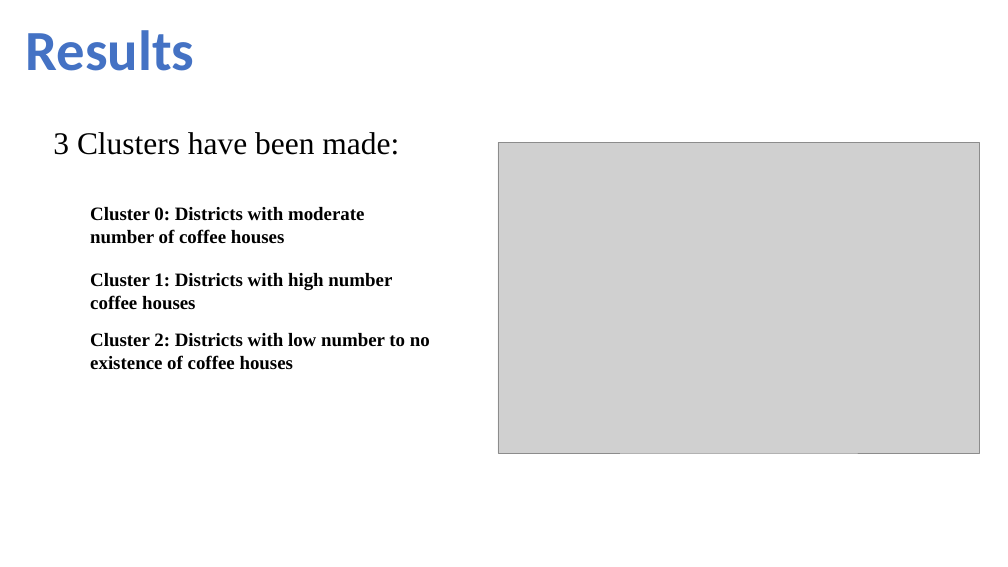
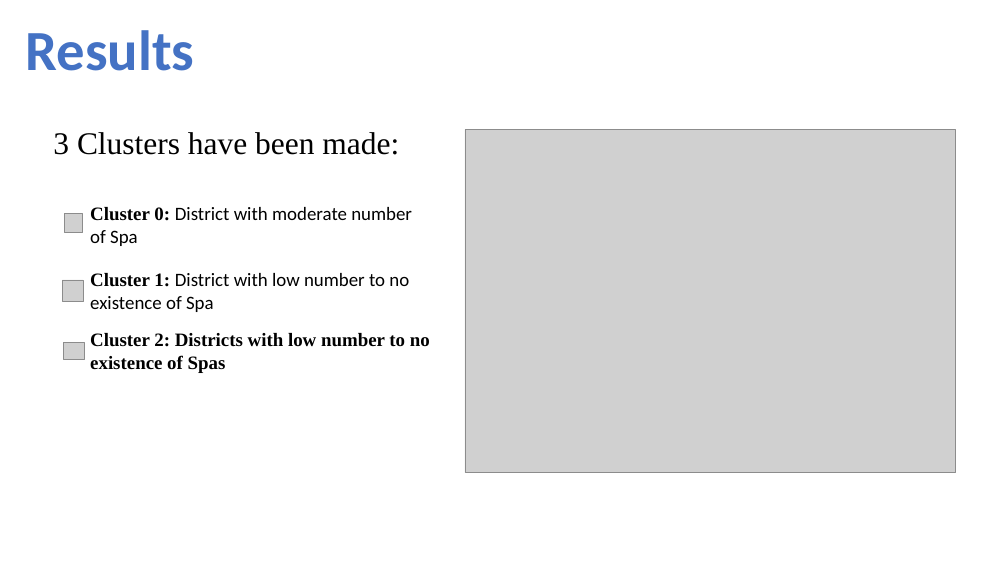
Before and after one commit to nxtacctau/Coursera_Capstone, a slide deck: slide 5 of Coursera Capstone Project Presentation Toannx.pptx. Drawn at 1008x567 pixels with LibreOffice and Linux fonts; fonts in the diff are those of the drawing; grey boxes stand for pictures; background and template pictures are left out. Boxes give left, top, right and bottom in pixels: in the first picture for what was removed or moved away, otherwise in the second. Text is boxed around its words. In the diff, an @@ line names an element or a change of style, - is before the commit and + after.

```diff
--- a/Coursera Capstone Project Presentation Toannx.pptx
+++ b/Coursera Capstone Project Presentation Toannx.pptx
@@ picture: place and size @@
-picture at (498, 142, 980, 453)
+picture at (465, 130, 956, 473)
@@ text at (90, 207, 412, 246): text changed; font Times New Roman to Calibri; bold off @@
-Cluster 0: Districts with moderate number of coffee houses
+Cluster 0: District with moderate number of Spa
@@ picture added at (65, 214, 83, 233) @@
@@ picture added at (63, 280, 83, 301) @@
@@ text at (90, 273, 409, 312): text changed; font Times New Roman to Calibri; bold off @@
-Cluster 1: Districts with high number coffee houses
+Cluster 1: District with low number to no existence of Spa
@@ picture added at (64, 343, 84, 359) @@
@@ text at (90, 333, 430, 373): text changed @@
-Cluster 2: Districts with low number to no existence of coffee houses
+Cluster 2: Districts with low number to no existence of Spas
```
Also in this commit, not shown: 6 other slides changed, 4 slides added, 4 other files.
